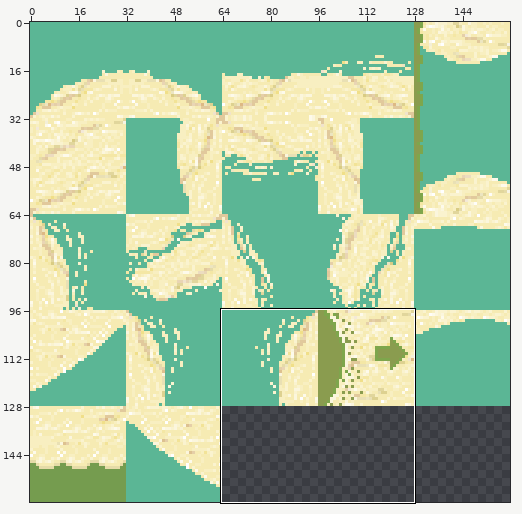
Sprite sheet: levels_data/graphics/decoration/sand/hub_sand.png. Above, an overview of the earlier version with the close-up marked.
Close-up. Before the edit:
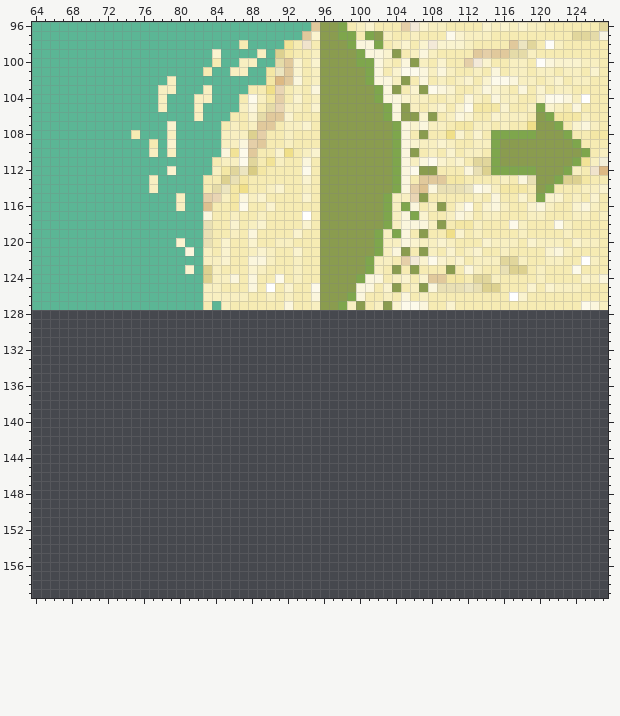
The file is 320x320 pixels, drawn in blocks of 2x2; one block is one cell here. Colours within 5 levels of each other are drawn and written as one. Shown: x 64..127, y 96..159.
The result:
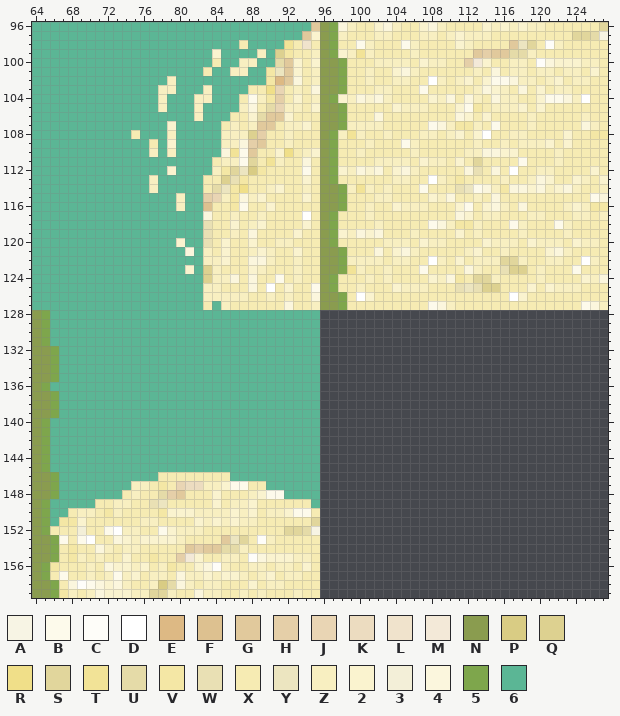
Palette (. is transparent): A #f7f4e4  B #fdfaeb  C #fefdf9  D #ffffff  E #ddb984  F #ddc190  G #e1c99c  H #e5cfa8  J #e9d5b4  K #ecdcc0  L #f0e3cc  M #f3e9d8  N #8a9c4f  P #d9cc84  Q #ddd190  R #f0df89  S #e1d69c  T #f2e397  U #e5dba8  V #f4e7a5  W #e9e0b4  X #f6ebb3  Y #ece5c0  Z #f8efc1  2 #faf3cf  3 #f3efd8  4 #fbf6dd  5 #7ea64c  6 #5bb695
From old to new:
Changed rows in their new state; - is an unchanged pixel.
first column x 64:
 96 ---------------------------------54ZXX24ZXX-4-------------------
 97 ---------------------------------5ZX-XZ---XZZ-Z-----------------
 98 ---------------------------------5XXBZX-XBZXXXX-----------------
 99 ---------------------------------52ZTZXXX--XX-------------------
100 ----------------------------------5XXXZ-ZZX2ZZ------------------
101 ----------------------------------5XXZX--4ZXXXX-----------------
102 ----------------------------------5XXZXX-Z-XD-------------------
103 ----------------------------------5XXXZZX-XBXXX-----------------
104 ---------------------------------52Z424ZXXXX2Z4-----------------
105 ----------------------------------5XXXXX2Z-ZXX----XZZZ2X2XX-X---
106 ----------------------------------5XXX4XXXXXX-X---2XXXXZXXXXX---
107 ----------------------------------5ZZZZXXXXXB4Z---XBX--ZXXX-X---
108 ---------------------------------5ZTZXXZXX-ZZ-Z---DXXZZXXXX2----
109 ---------------------------------5XXXZXXXBZXXXX---XXZXZZZ2X2X---
110 ---------------------------------5XXZXXXXXZ-X-X---4422XXXXZXXX-X
111 ---------------------------------5XXXXZZZZX2ZZX---XXXXBXXXZXXXXX
112 ---------------------------------52Z424X2-ZXX-----X4XDXXZZXXX-2X
113 ---------------------------------5XXXXXXZZ-XDZX-------XZ42XX2Z-2
114 ----------------------------------5ZTZXZXXXBXXX------4424Z24ZXXZ
115 ----------------------------------5XXXZZXXXX2Z4-------X-XXX-X-B4
116 ----------------------------------5XXZXX2ZZZXX--------4XXX-Z-ZVV
117 ---------------------------------5XXXZXXXXXX--X-----------------
118 ---------------------------------5XXXXZXXXXXB4Z-----------------
119 ---------------------------------52Z424XXXZX--X-----------------
120 ---------------------------------5XXXXX--ZX2-ZX-----------------
121 ----------------------------------5XXX4X24ZXX-X-----------------
122 ----------------------------------5ZZZ-XZZXXDZX-----------------
123 ----------------------------------5TZXXZX-XB--X-----------------
124 ---------------------------------5XXXZXZXX-X2Z4-----------------
125 ---------------------------------5XXZX-X2Z-ZXXX-----------------
126 ----------------------------------5XD2-X-X-X--------------------
127 -----------------------------------XX-XXXXXXB4Z-----------------
128 N5666666666666666666666666666666--------------------------------
129 N5666666666666666666666666666666--------------------------------
130 N5666666666666666666666666666666--------------------------------
131 N5666666666666666666666666666666--------------------------------
132 NN566666666666666666666666666666--------------------------------
133 NN566666666666666666666666666666--------------------------------
134 NN566666666666666666666666666666--------------------------------
135 NN566666666666666666666666666666--------------------------------
136 N5666666666666666666666666666666--------------------------------
137 NN566666666666666666666666666666--------------------------------
138 NN566666666666666666666666666666--------------------------------
139 NN566666666666666666666666666666--------------------------------
140 N5666666666666666666666666666666--------------------------------
141 N5666666666666666666666666666666--------------------------------
142 N5666666666666666666666666666666--------------------------------
143 N5666666666666666666666666666666--------------------------------
144 N5666666666666666666666666666666--------------------------------
145 N5666666666666666666666666666666--------------------------------
146 NN566666666666XXXXXXXX6666666666--------------------------------
147 NN566666666ZZXVXJKKZZ2BBXX666666--------------------------------
148 NN56666666XZXXUHGXXX2XXXZ2BB6666--------------------------------
149 N566666XXZZXXWYXXXXX2XZZ2XXXXXX6--------------------------------
150 N566XZZXVZXXXXV222ZZZZ2Z2XZZ2BBX--------------------------------
151 N56VV2XXXXXXZZXXXX2Z2Z2ZZXXXXXXS--------------------------------
152 N5XXX3XXBDZZXXB2ZZZXXXXXXXXXSSUA--------------------------------
153 NN5BXBDXX42Z2222ZXXXXGYSXCZXXXXX--------------------------------
154 NN5XVXX4ZXZZXXXXXGHGGUUZXXXXXXXX--------------------------------
155 NN5XVZXZXX2XXVXXHM2XXZZXC4222ZZX--------------------------------
156 N5VXXXZX422Z2XZVXX24CZXXZZXZZX2X--------------------------------
157 N5XBXXZXZBZ2XZZX4ZZ2Z22ZXZ2XZZXX--------------------------------
158 NN5X4CB424ZXXZPU4ZXZZXXX2XZZXXXX--------------------------------
159 NN5VZXZ4222ZZSSZXX4ZZXXZXZXXXZXX--------------------------------
Where, in picture pixels (left, top, right, bottom), the same in both close-ups:
changed: (32, 22, 608, 598)
